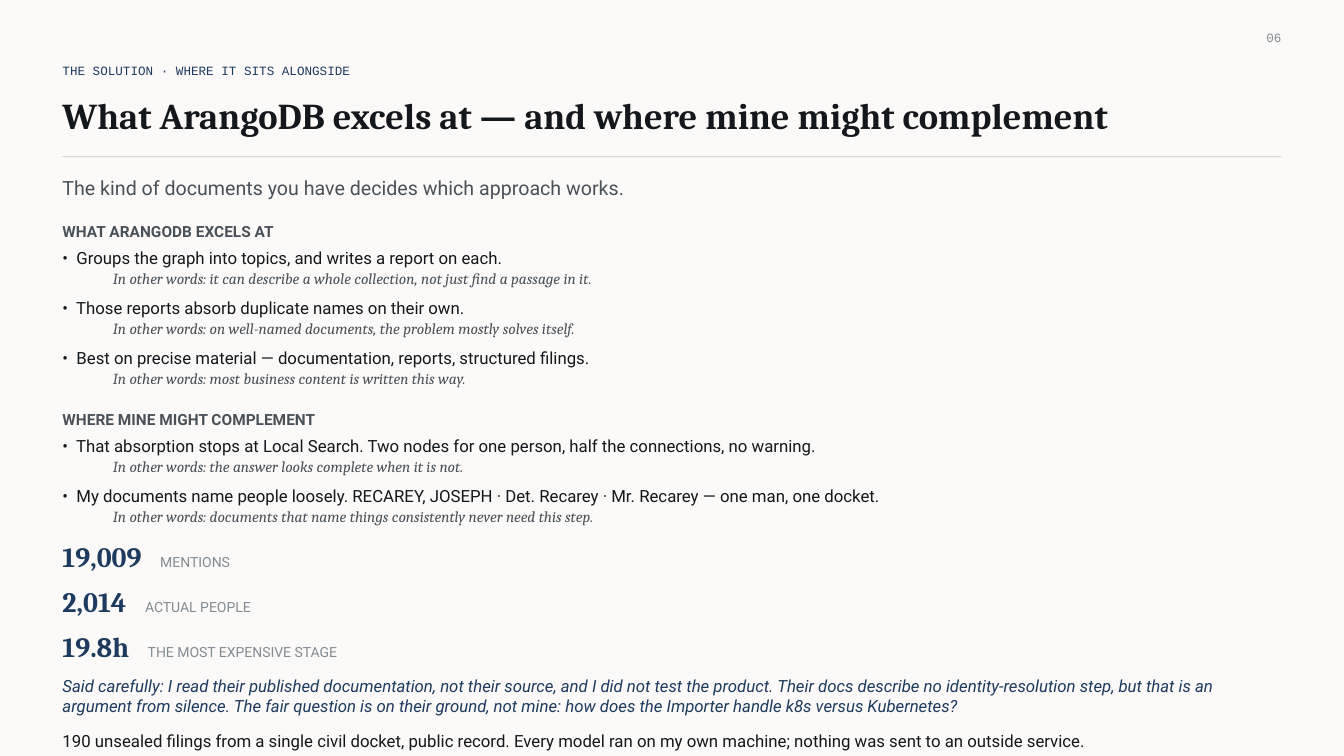
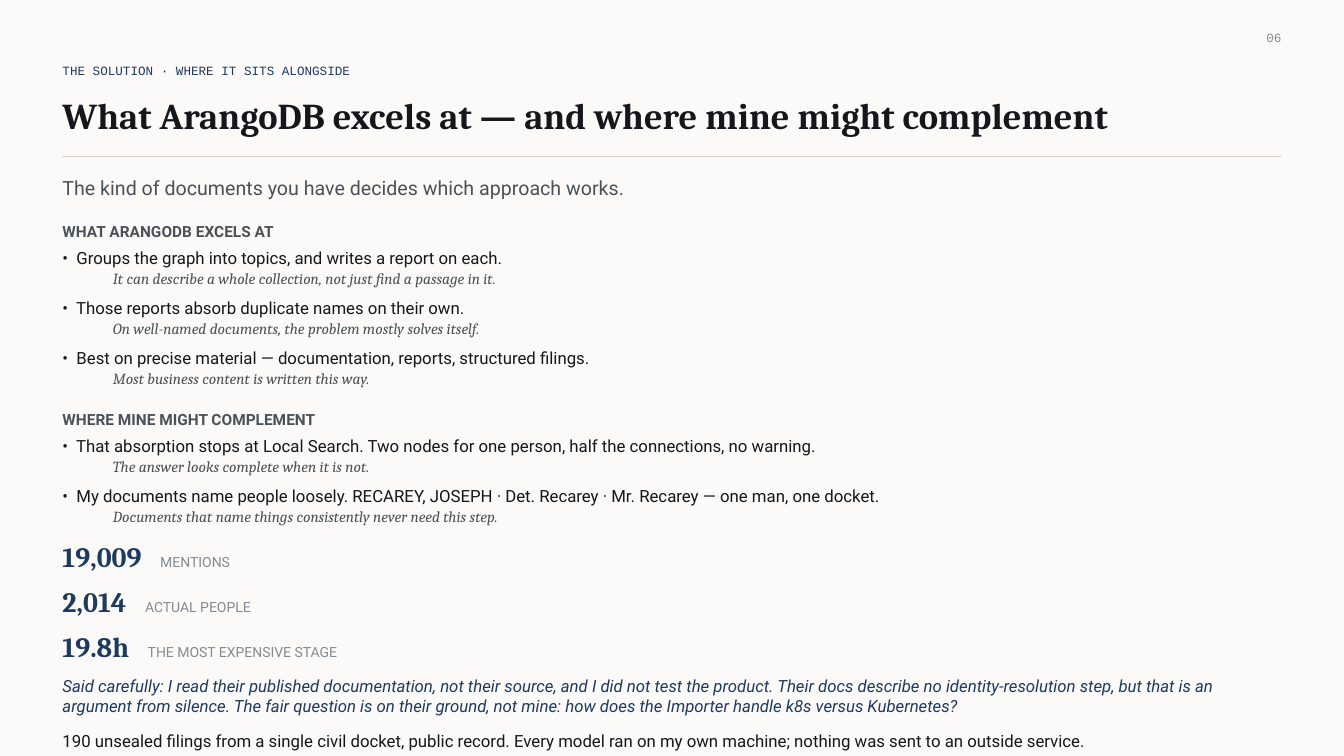
Before and after one commit to extempore66/graph-rag-llm-legal-docs, a slide deck: slide 7 of presos/Graph_RAG_Interview_Deck.pptx. Drawn at 1344x756 pixels with LibreOffice and Linux fonts; fonts in the diff are those of the drawing. Boxes give left, top, right and bottom in pixels: in the first picture for what was removed or moved away, otherwise in the second. Text is boxed around its words. In the diff, an @@ line names an element or a change of style, - is before the commit and + after.

```diff
--- a/presos/Graph_RAG_Interview_Deck.pptx
+++ b/presos/Graph_RAG_Interview_Deck.pptx
@@ text at (113, 273, 495, 288): text changed @@
-  In other words: it can describe a whole collection, not just find a passage in it.
+  It can describe a whole collection, not just find a passage in it.
@@ text at (113, 323, 480, 338): text changed @@
-  In other words: on well-named documents, the problem mostly solves itself.
+  On well-named documents, the problem mostly solves itself.
@@ text at (113, 373, 369, 388): text changed @@
-  In other words: most business content is written this way.
+  Most business content is written this way.
@@ text at (113, 461, 369, 476): text changed @@
-  In other words: the answer looks complete when it is not.
+  The answer looks complete when it is not.
@@ text at (113, 511, 498, 526): text changed @@
-  In other words: documents that name things consistently never need this step.
+  Documents that name things consistently never need this step.
```
Also in this commit, not shown: 3 other slides changed, 2 other files.
